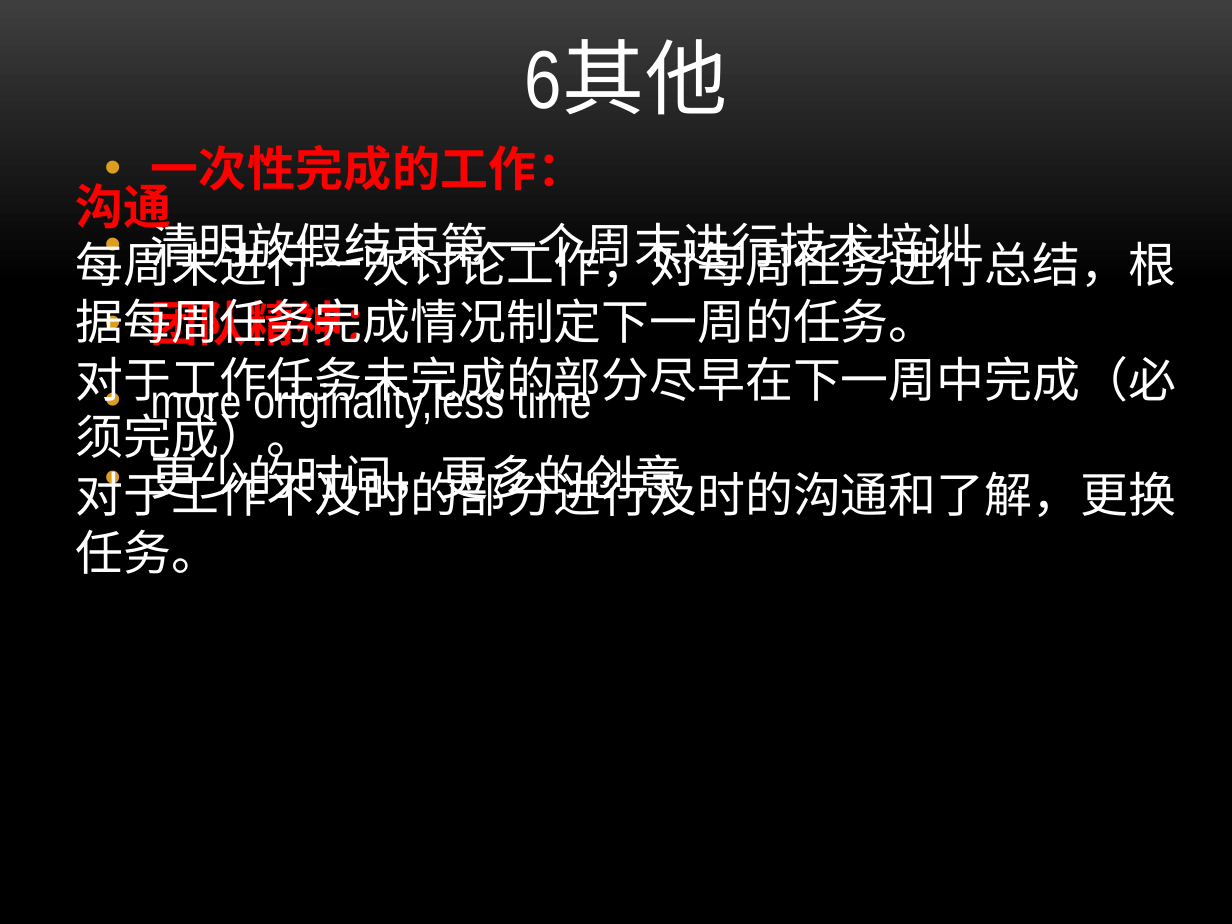
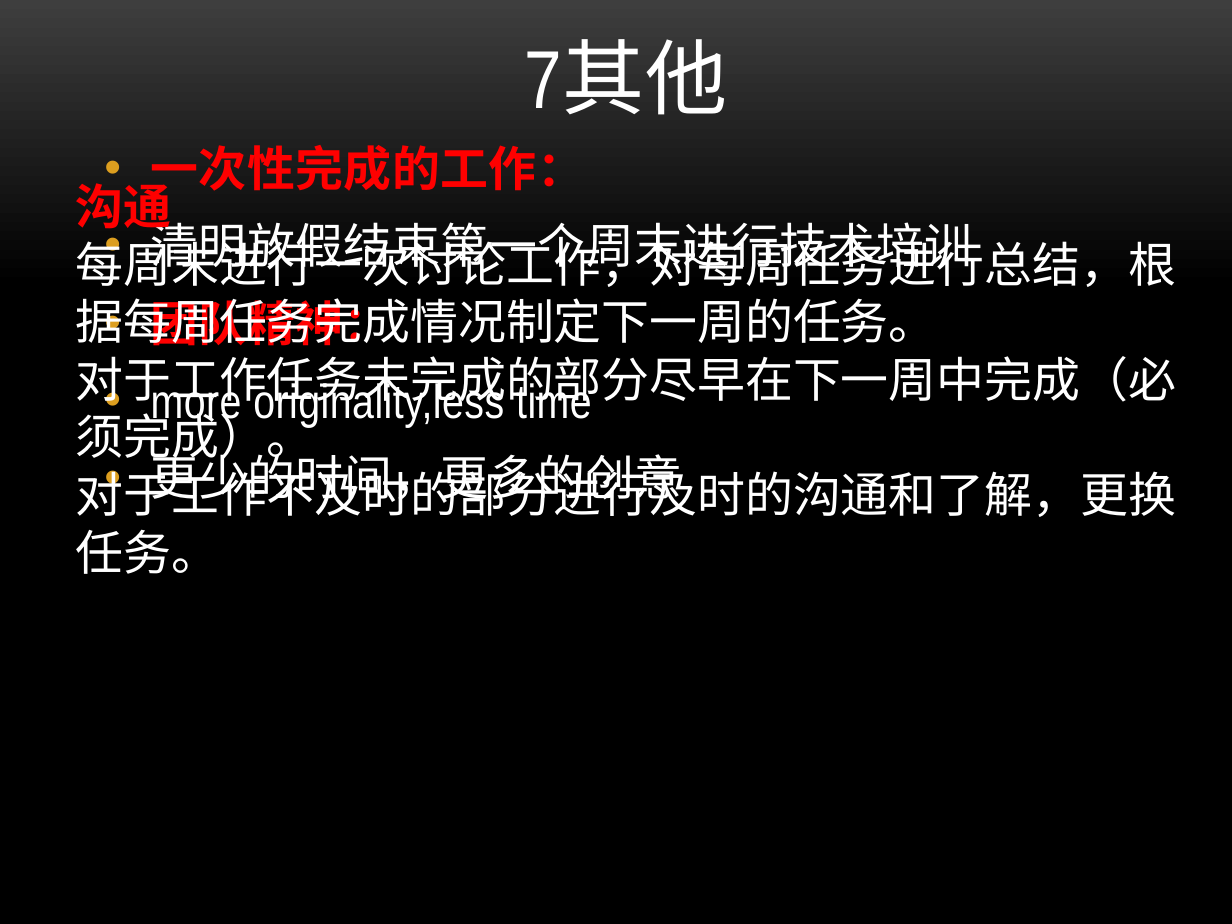
Before and after one commit to ZanebonoAlter/-, a slide deck: slide 17 of 项目计划.pptx (slide 14 before the commit). Drawn at 1232x924 pixels with LibreOffice and Linux fonts; fonts in the diff are those of the drawing; background and template pictures are left out. Boxes give left, top, right and bottom in pixels: in the first picture for what was removed or moved away, otherwise in the second. Text is boxed around its words. In the diff, an @@ line names an element or a change of style, - is before the commit and + after.

```diff
--- a/项目计划.pptx
+++ b/项目计划.pptx
@@ title at [524,42,727,115]: text changed @@
-6其他
+7其他
```
Also in this commit, not shown: 11 other slides changed, 4 slides added, 1 slide removed, 6 other files.
